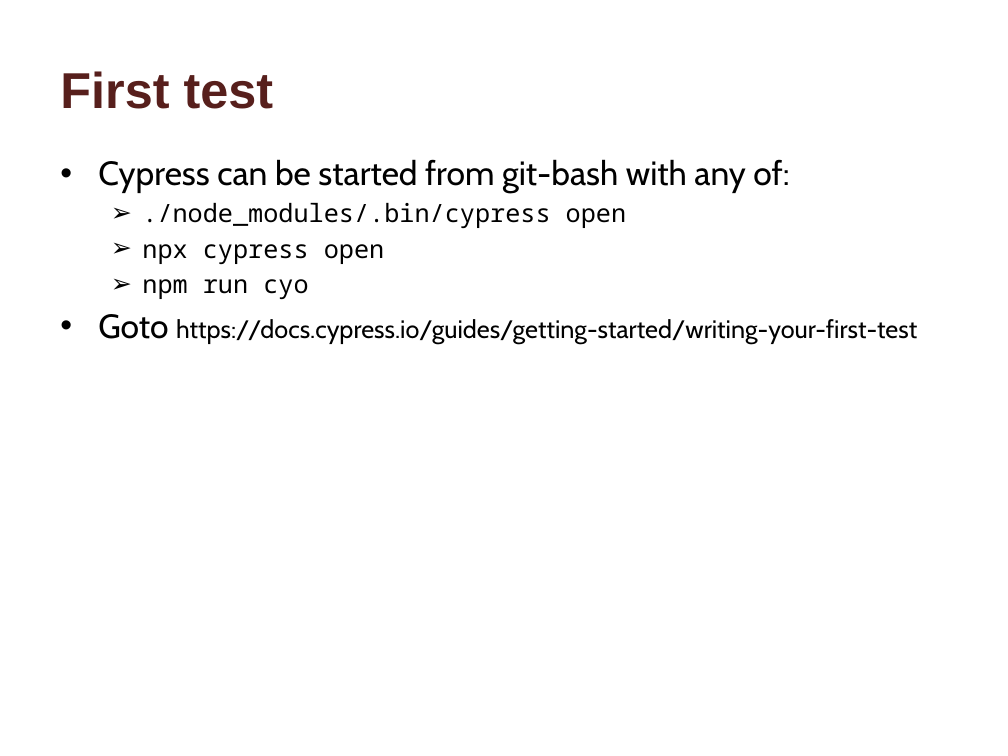
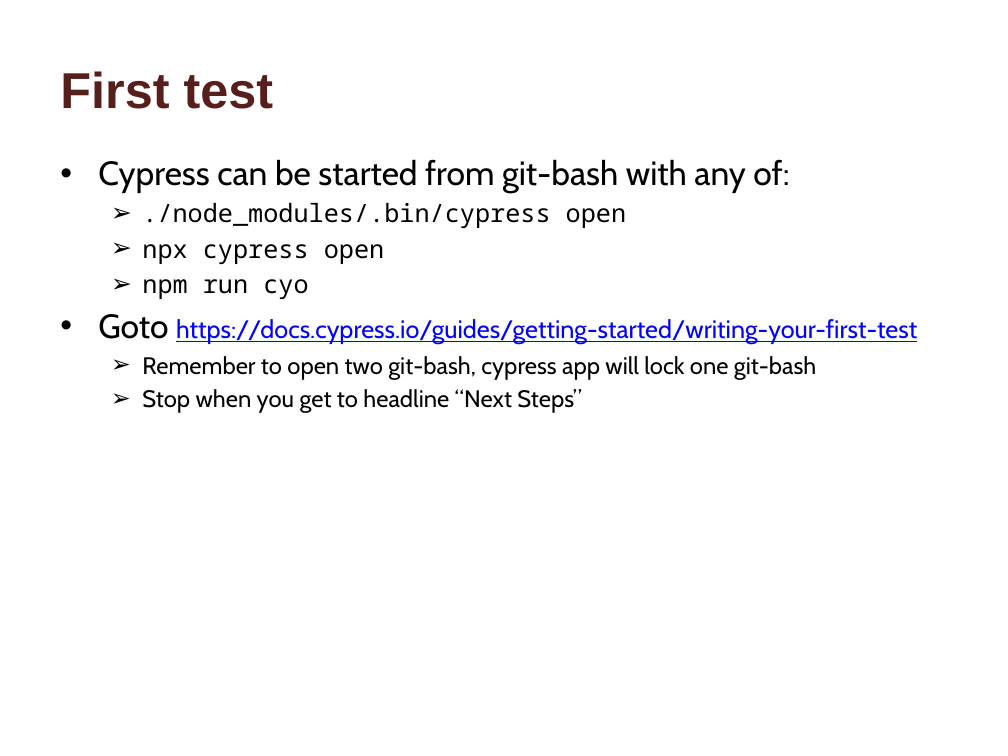
Before and after one commit to andekd/CypressWS, a slide deck: slide 8 of workshop/CypressWS.pptx. Drawn at 1008x756 pixels with LibreOffice and Linux fonts; fonts in the diff are those of the drawing; background and template pictures are left out. Boxes give left, top, right and bottom in pixels: in the first picture for what was removed or moved away, otherwise in the second. Text is boxed around its words. In the diff, an @@ line names an element or a change of style, - is before the commit and + after.

```diff
--- a/workshop/CypressWS.pptx
+++ b/workshop/CypressWS.pptx
@@ text at <box>98,314,917,345</box>: text colour #000000 to #0000FF, underline on in "https://docs.cypress.io/guides/getting-started/writing-your- ..." @@
@@ text at <box>142,356,816,413</box>: paragraphs added @@
+  ➢ Remember to open two git-bash, cypress app will lock one git-bash
+  ➢ Stop when you get to headline “Next Steps”
```
Also in this commit, not shown: 1 slide added, 2 other files.
